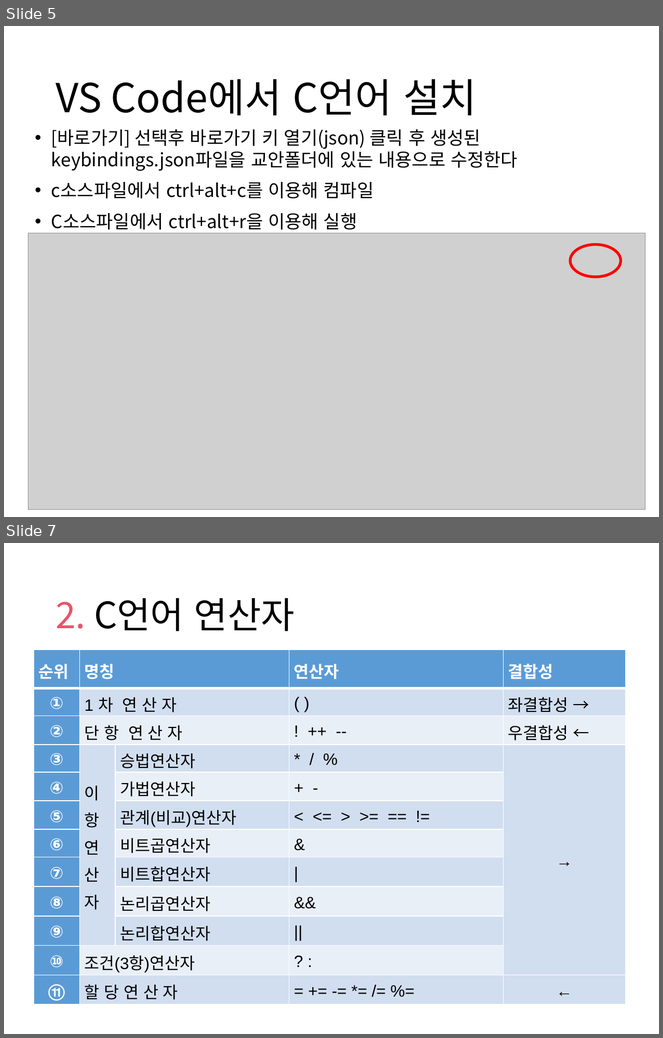
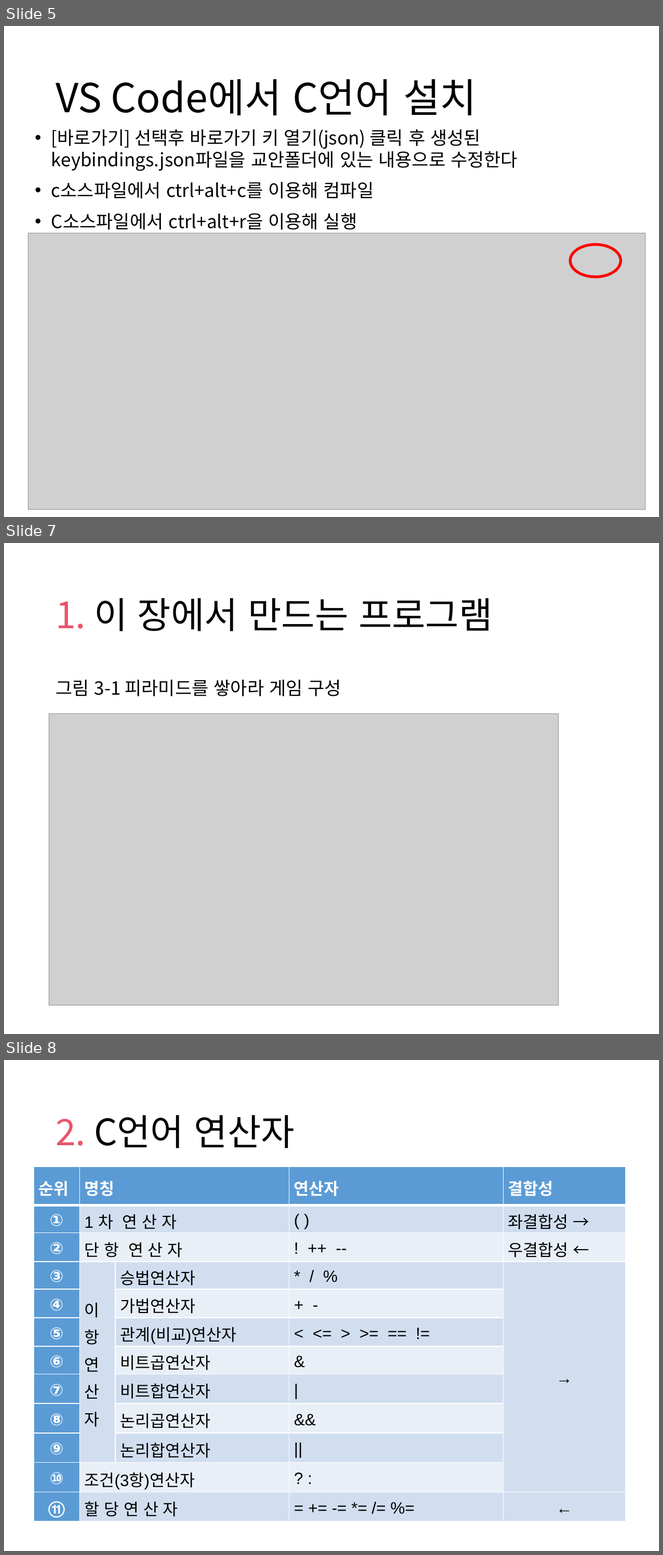
Before and after one commit to comlec/rapa, a slide deck: lecNote/C/03장_연산자_반복문.pptx. Shown one above the other, each under a label of ours: slides 5 and 7 before the commit, slides 5, 7 and 8 after it; the slides between them are not shown. The pictures are 663x1038 and 663x1555 pixels, drawn with LibreOffice and Linux fonts; fonts in the diff are those of the drawing; grey boxes stand for pictures; background and template pictures are left out. Boxes give left, top, right and bottom in pixels: in the first picture for what was removed or moved away, otherwise in the second. Text is boxed around its words. In the diff, an @@ line names an element or a change of style, - is before the commit and + after.

```diff
--- a/lecNote/C/03장_연산자_반복문.pptx
+++ b/lecNote/C/03장_연산자_반복문.pptx
@@ slide 7 added at [4, 543, 659, 1034], background picture (left out) @@
@@ title added at [55, 598, 492, 631], 40 pt, text #000000 @@
+1. 이 장에서 만드는 프로그램
@@ text added at [55, 680, 341, 696], 20 pt, text #000000 @@
+그림 3-1 피라미드를 쌓아라 게임 구성
@@ picture added at [49, 714, 559, 1006] @@
@@ what was slide 7 is now slide 8 @@
```
Also in this commit, not shown: 11 slides changed, 3 other slides added, 9 other files.
